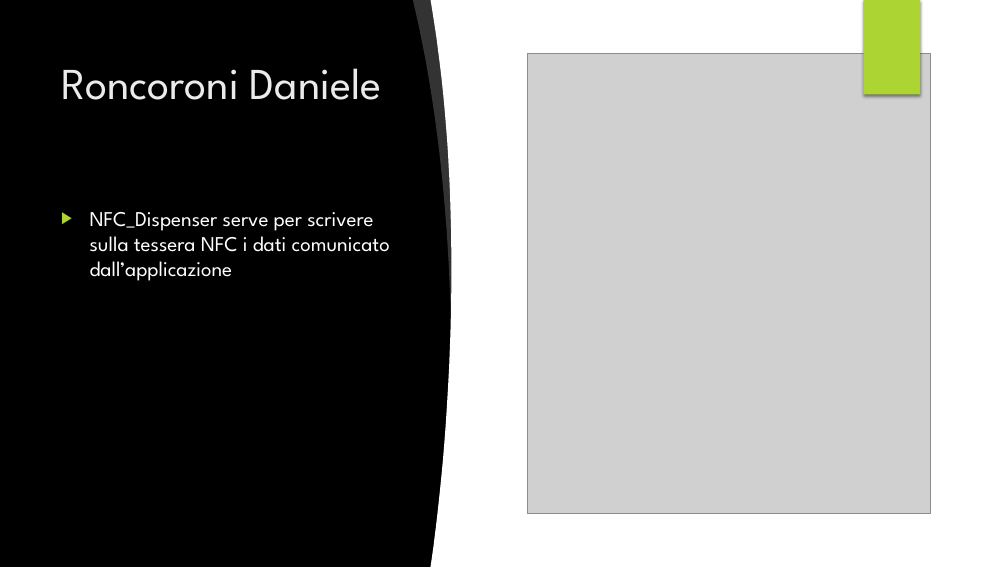
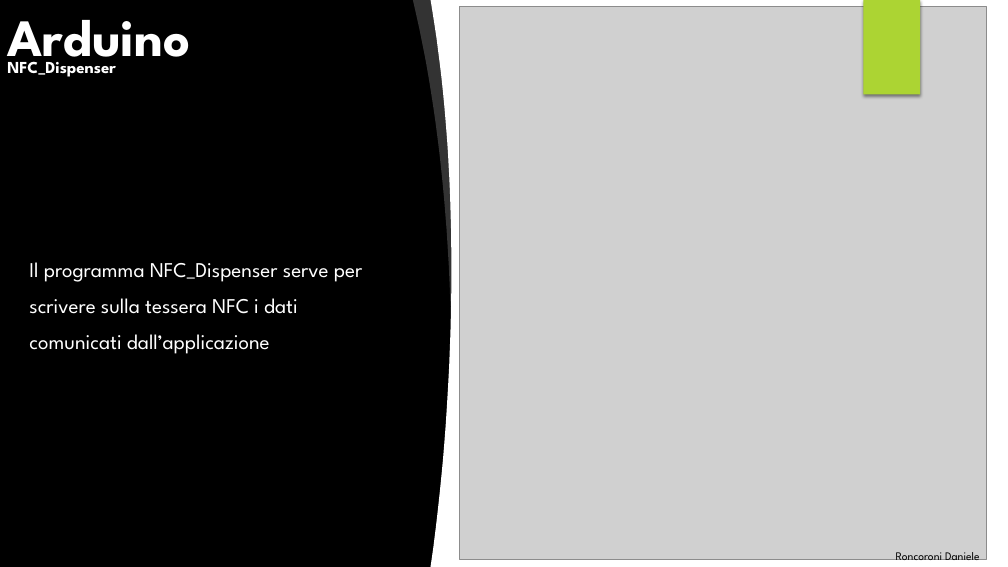
Before and after one commit to DanieleRonco/ProgettoJAItalia, a slide deck: slide 4 of Esposizione/Presentazione PPT.pptx. Drawn at 1008x567 pixels with LibreOffice and Linux fonts; fonts in the diff are those of the drawing; grey boxes stand for pictures; background and template pictures are left out. Boxes give left, top, right and bottom in pixels: in the first picture for what was removed or moved away, otherwise in the second. Text is boxed around its words. In the diff, an @@ line names an element or a change of style, - is before the commit and + after.

```diff
--- a/Esposizione/Presentazione PPT.pptx
+++ b/Esposizione/Presentazione PPT.pptx
@@ title added at [8, 20, 191, 72], 50 pt, text #FFFFFF, bold @@
+Arduino
@@ picture: place and size @@
-picture at [528, 54, 932, 513]
+picture at [459, 7, 986, 560]
@@ text added at [7, 56, 116, 77], 16 pt, text #FFFFFF, bold @@
+NFC_Dispenser
@@ text at [29, 262, 362, 354]: text changed @@
-▶ NFC_Dispenser serve per scrivere sulla tessera NFC i dati comunicato dall’applicazione
+Il programma NFC_Dispenser serve per
+scrivere sulla tessera NFC i dati
+comunicati dall’applicazione
@@ text "Roncoroni Daniele": place and size @@
-text "Roncoroni Daniele" at [61, 68, 382, 100]
+text "Roncoroni Daniele" at [896, 552, 980, 564]
@@ text "Roncoroni Daniele" at [896, 552, 980, 564]: size 42 to 11 pt, text colour #EBEBEB to #000000 @@
```
Also in this commit, not shown: 3 other slides changed, 2 slides added, 1 slide removed.
